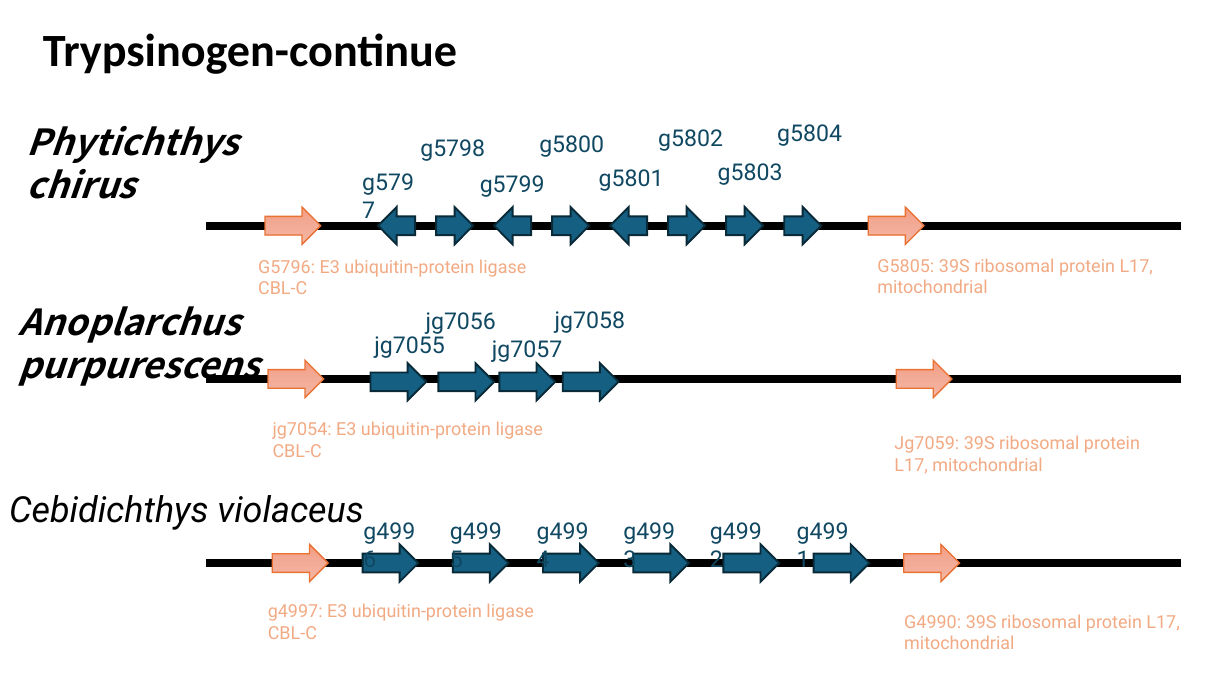
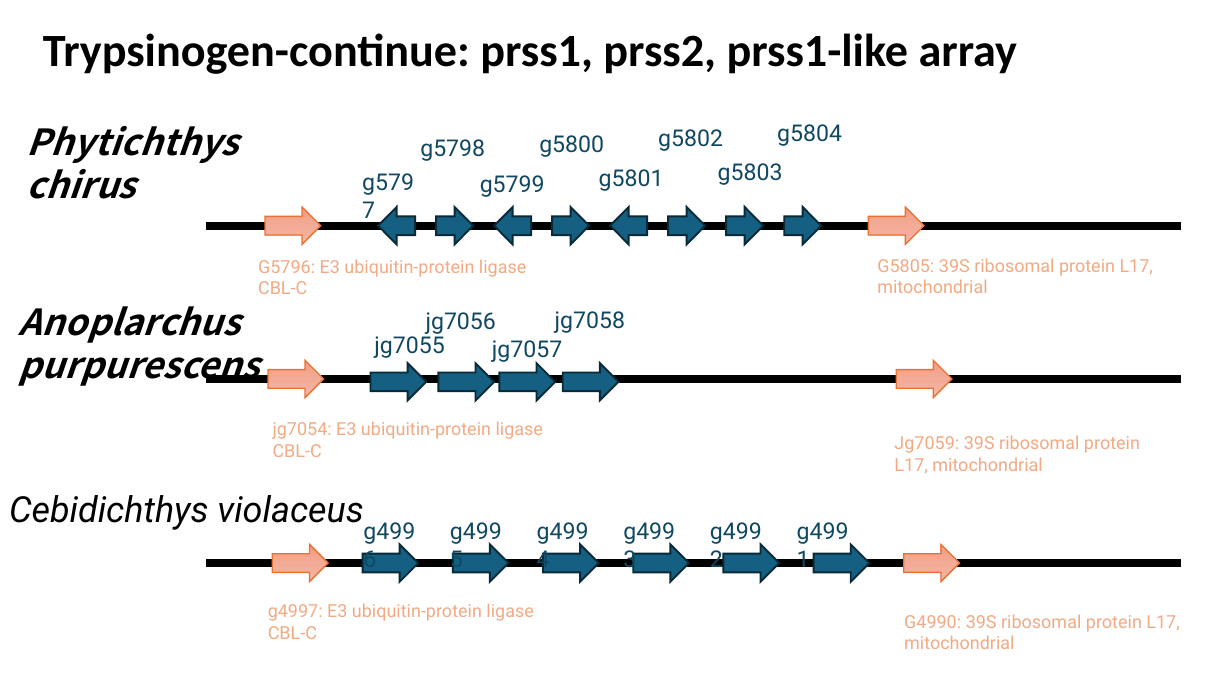
Before and after one commit to jyw-atgithub/fish-genome, a slide deck: slide 16 of synteny.pptx (slide 15 before the commit). Drawn at 1232x693 pixels with LibreOffice and Linux fonts; fonts in the diff are those of the drawing. Boxes give left, top, right and bottom in pixels: in the first picture for what was removed or moved away, otherwise in the second. Text is boxed around its words. In the diff, an @@ line names an element or a change of style, - is before the commit and + after.

```diff
--- a/synteny.pptx
+++ b/synteny.pptx
@@ text at box(43, 33, 1017, 74): text changed @@
-Trypsinogen-continue
+Trypsinogen-continue: prss1, prss2, prss1-like array
```
Also in this commit, not shown: 7 other slides changed, 4 slides added, 3 other files.
